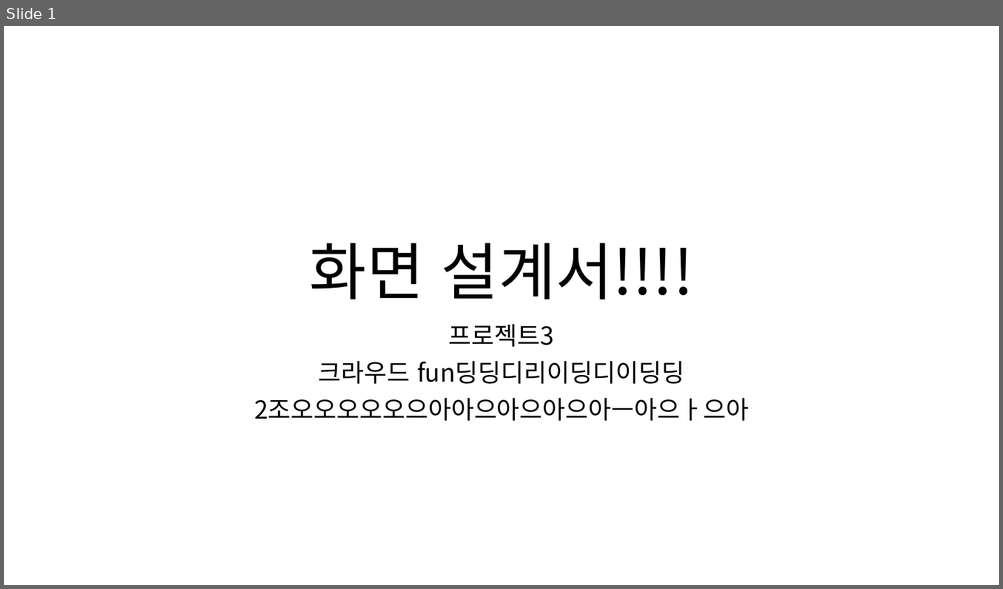
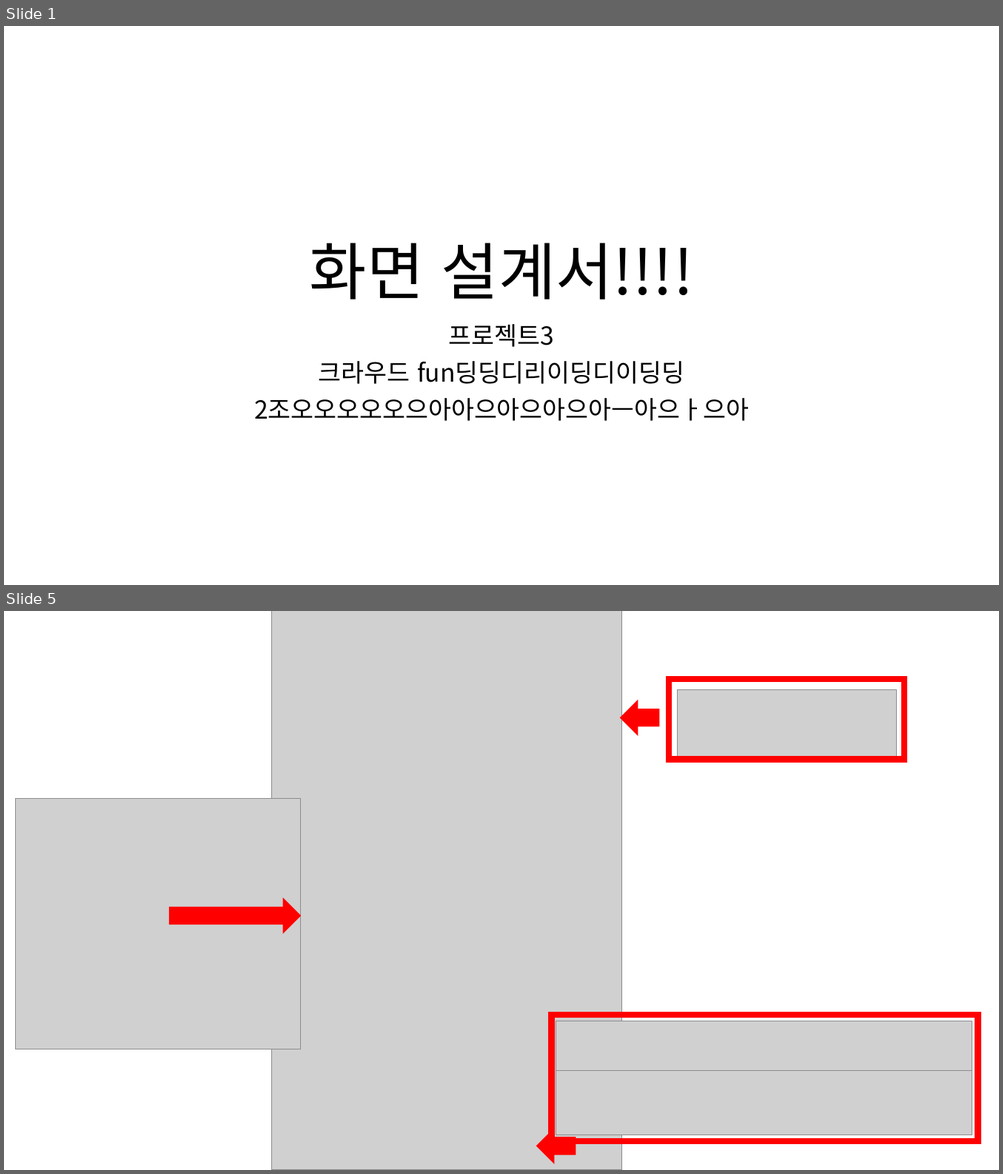
Before and after one commit to ezenteam2/EzenCrowdFunding, a slide deck: project03 화면설계서/0228 발표용 project03 - 화면 설계서 - 용승.pptx. Shown one above the other, each under a label of ours: slide 1 before the commit, slides 1 and 5 after it; the slides between them are not shown. The pictures are 1003x589 and 1003x1174 pixels, drawn with LibreOffice and Linux fonts; fonts in the diff are those of the drawing; grey boxes stand for pictures. Boxes give left, top, right and bottom in pixels: in the first picture for what was removed or moved away, otherwise in the second. Text is boxed around its words. In the diff, an @@ line names an element or a change of style, - is before the commit and + after.

```diff
--- a/project03 화면설계서/0228 발표용 project03 - 화면 설계서 - 용승.pptx
+++ b/project03 화면설계서/0228 발표용 project03 - 화면 설계서 - 용승.pptx
@@ slide 5 added at box(4, 611, 999, 1170), background #FFFFFF @@
@@ picture added at box(272, 611, 622, 1170) @@
@@ rectangle added at box(669, 679, 904, 760), outline #FF0000 6 pt @@
@@ picture added at box(677, 689, 896, 760) @@
@@ right arrow added at box(620, 701, 658, 735), fill #FF0000, outline #FF0000 1 pt @@
@@ picture added at box(16, 799, 300, 1050) @@
@@ right arrow added at box(170, 899, 300, 934), fill #FF0000, outline #FF0000 1 pt @@
@@ rectangle added at box(552, 1015, 978, 1142), outline #FF0000 6 pt @@
@@ picture added at box(556, 1022, 973, 1077) @@
@@ picture added at box(556, 1071, 973, 1136) @@
@@ right arrow added at box(537, 1130, 575, 1164), fill #FF0000, outline #FF0000 1 pt @@
```
Also in this commit, not shown: 28 other slides added, 24 other files.
